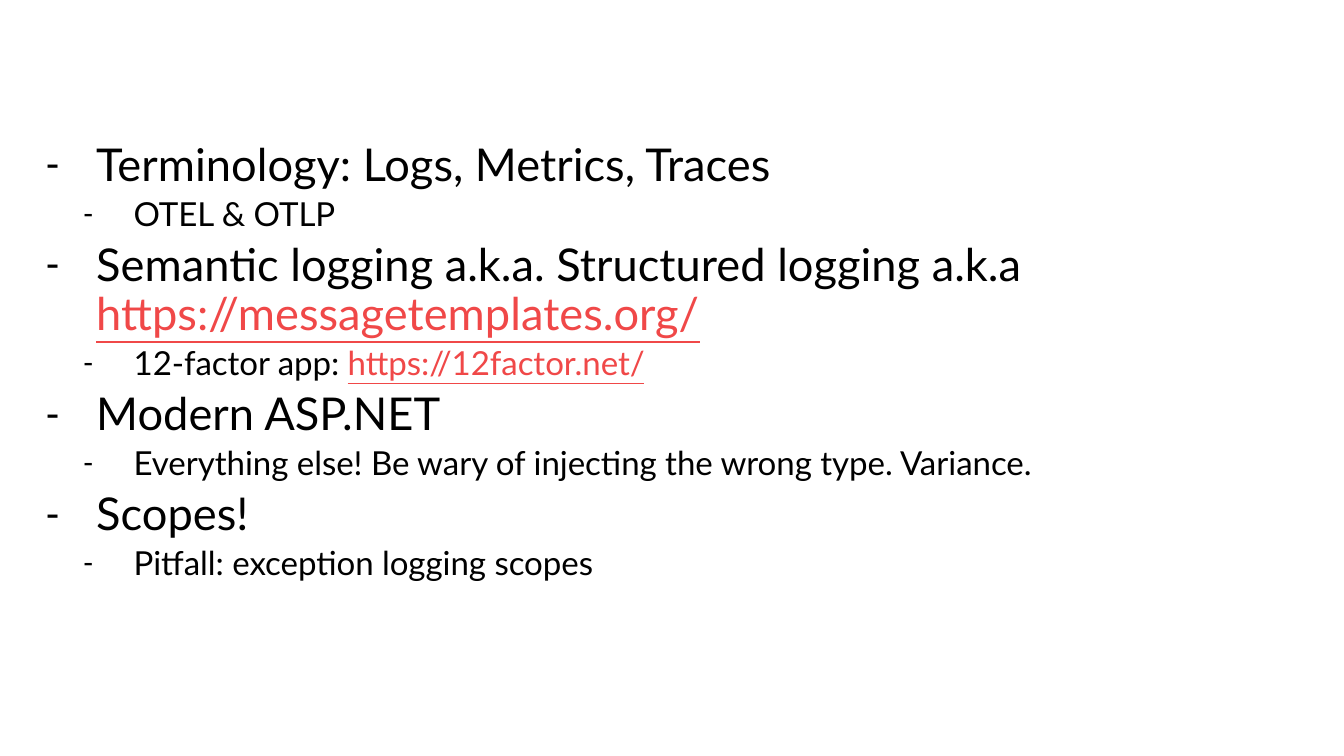
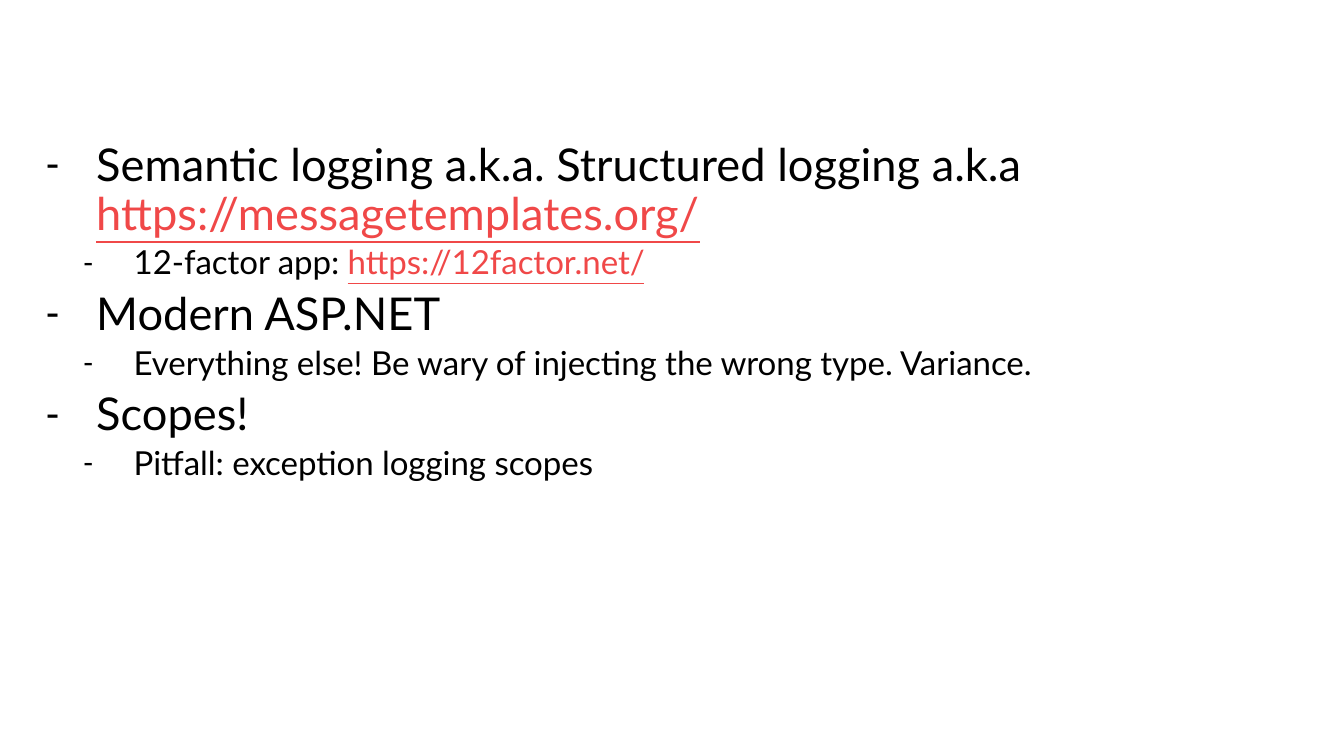
Before and after one commit to StephenCleary/Presentations, a slide deck: slide 14 of Telemetry/Logging Hero.pptx (slide 5 before the commit). Drawn at 1344x756 pixels with LibreOffice and Linux fonts; fonts in the diff are those of the drawing; background and template pictures are left out. Boxes give left, top, right and bottom in pixels: in the first picture for what was removed or moved away, otherwise in the second. Text is boxed around its words. In the diff, an @@ line names an element or a change of style, - is before the commit and + after.

```diff
--- a/Telemetry/Logging Hero.pptx
+++ b/Telemetry/Logging Hero.pptx
@@ text at box(96, 147, 770, 227): paragraphs removed @@
-– Terminology: Logs, Metrics, Traces
-  – OTEL & OTLP
```
Also in this commit, not shown: 1 other slide changed, 9 slides added, 1 other file.
